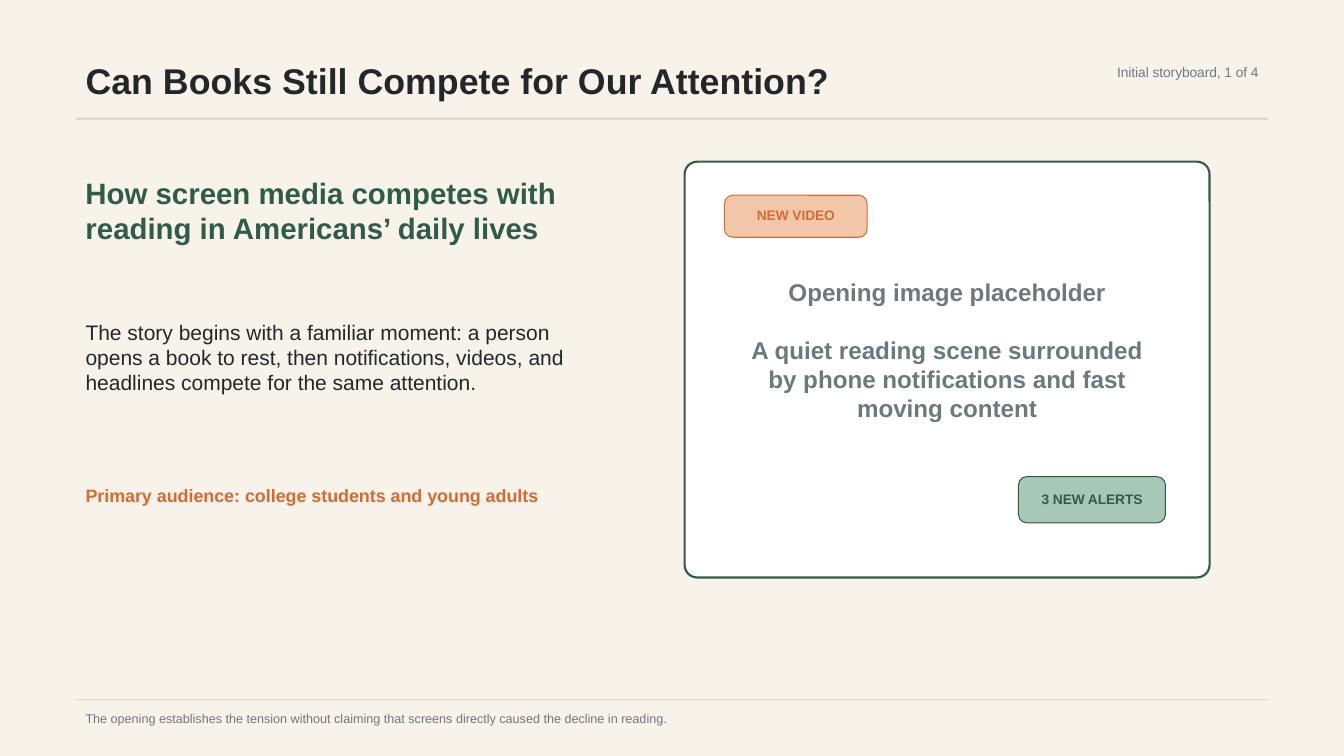
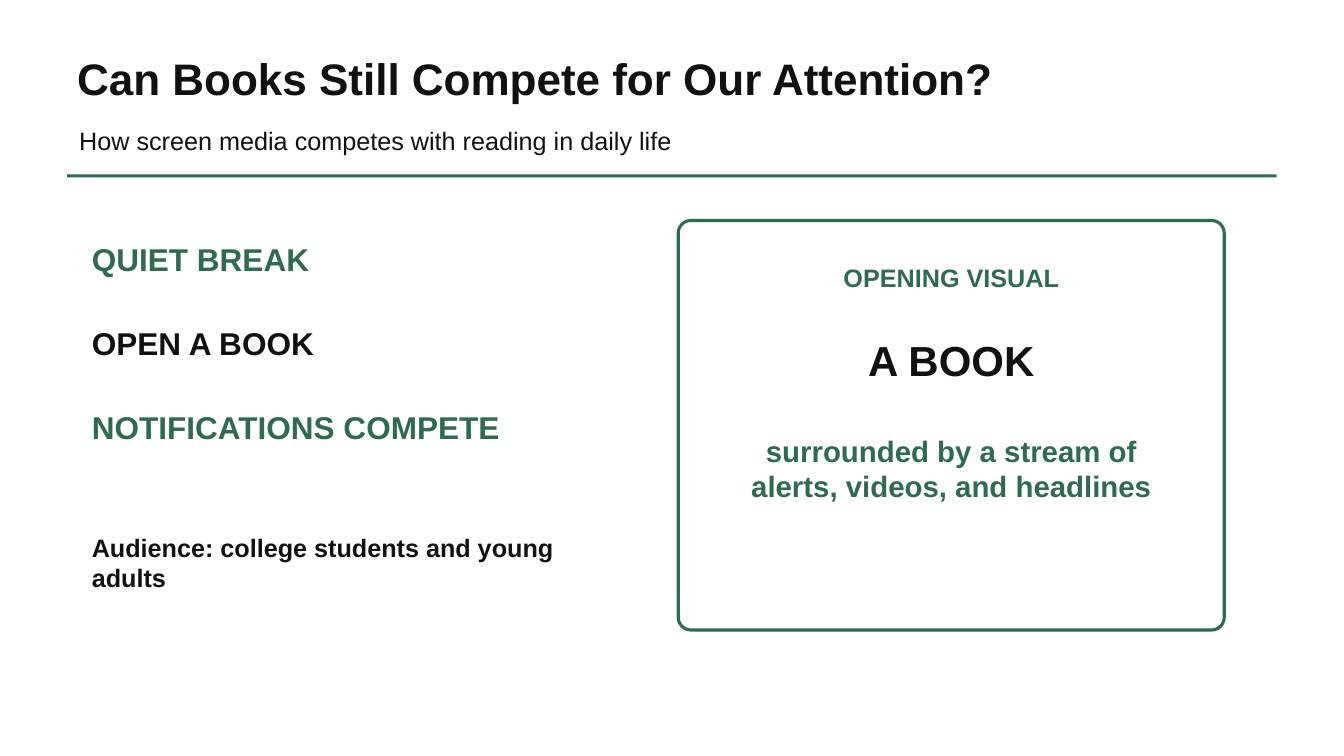
Before and after one commit to yIRaNli-lyr/yiran-li-tswd-portfolio, a slide deck: slide 1 of final-project-assets/reading-attention-storyboard.pptx. Drawn at 1344x756 pixels with LibreOffice and Linux fonts; fonts in the diff are those of the drawing. Boxes give left, top, right and bottom in pixels: in the first picture for what was removed or moved away, otherwise in the second. Text is boxed around its words. In the diff, an @@ line names an element or a change of style, - is before the commit and + after.

Commit message:
Revise final project storyboard design

```diff
--- a/final-project-assets/reading-attention-storyboard.pptx
+++ b/final-project-assets/reading-attention-storyboard.pptx
@@ background #F7F3EB to #FFFFFF @@
@@ text "Can Books Still Compete for ...": place and size @@
-text "Can Books Still Compete for ..." at [86,68,829,101]
+text "Can Books Still Compete for ..." at [77,63,992,103]
@@ text "Can Books Still Compete for ..." at [77,63,992,103]: size 25.5 to 31.5 pt, text colour #23272A to #111111 @@
@@ text removed at [1117,67,1259,80] @@
-Initial storyboard, 1 of 4
@@ text at [79,131,671,156]: text changed; size 21 to 18 pt; text colour #315B49 to #111111; bold off @@
-How screen media competes with reading in Americans’ daily lives
+How screen media competes with reading in daily life
@@ rectangle: place and size @@
-rectangle at [76,118,1268,120]
+rectangle at [68,174,1277,177]
@@ rectangle at [68,174,1277,177]: fill #D6D2C9 to #2F6B4F @@
@@ rounded rectangle removed at [725,196,868,238] @@
@@ rounded rectangle: place and size @@
-rounded rectangle at [685,161,1210,577]
+rounded rectangle at [679,221,1225,630]
@@ rounded rectangle at [679,221,1225,630]: outline #315B49 1.5 pt to #2F6B4F 2.25 pt; proportions changed @@
@@ text removed at [757,210,834,220] @@
-NEW VIDEO
@@ text added at [92,249,309,277], 22.5 pt, text #2F6B4F, bold @@
+QUIET BREAK
@@ text added at [843,269,1059,288], 18 pt, text #2F6B4F, bold @@
+OPENING VISUAL
@@ text removed at [751,283,1142,422] @@
-Opening image placeholder
-A quiet reading scene surrounded by phone notifications and fast moving content
@@ text at [92,333,314,356]: text changed; size 15 to 22.5 pt; text colour #23272A to #111111; bold on @@
-The story begins with a familiar moment: a person opens a book to rest, then notifications, videos, and headlines compete for the same attention.
+OPEN A BOOK
@@ text added at [868,346,1034,377], 30 pt, text #111111, bold @@
+A BOOK
@@ text added at [92,417,499,440], 22.5 pt, text #2F6B4F, bold @@
+NOTIFICATIONS COMPETE
@@ text added at [751,440,1152,502], 21 pt, text #2F6B4F, bold @@
+surrounded by a stream of
+alerts, videos, and headlines
@@ rounded rectangle removed at [1018,477,1166,523] @@
@@ text removed at [1042,494,1143,504] @@
-3 NEW ALERTS
@@ text at [92,538,553,588]: text changed; size 12.8 to 18 pt; text colour #D56B32 to #111111 @@
-Primary audience: college students and young adults
+Audience: college students and young adults
@@ rectangle removed at [76,700,1268,701] @@
@@ text removed at [86,714,667,726] @@
-The opening establishes the tension without claiming that screens directly caused the decline in reading.
```
Also in this commit, not shown: 2 other slides changed, 1 slide added, 1 slide removed, 4 other files.
